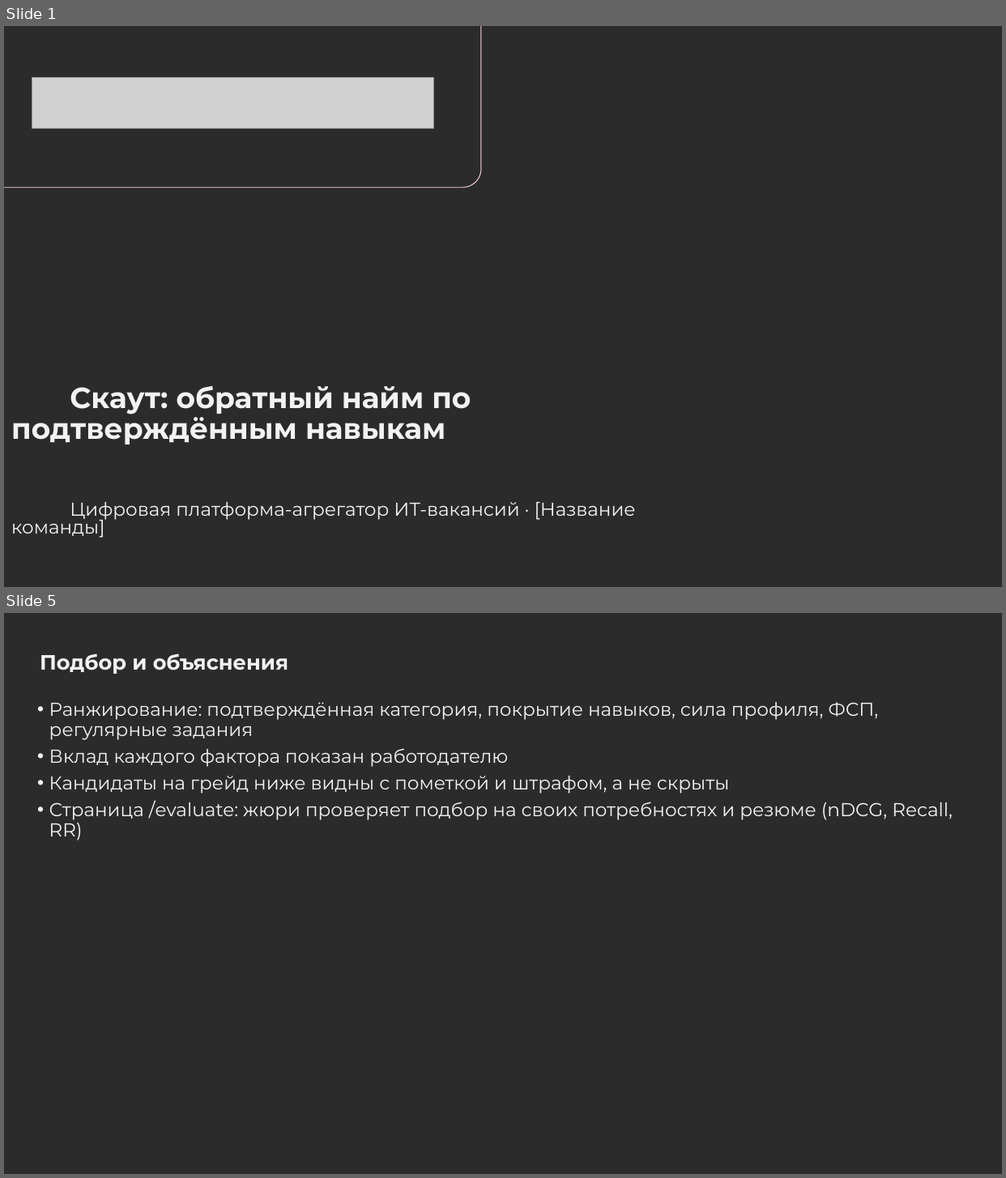
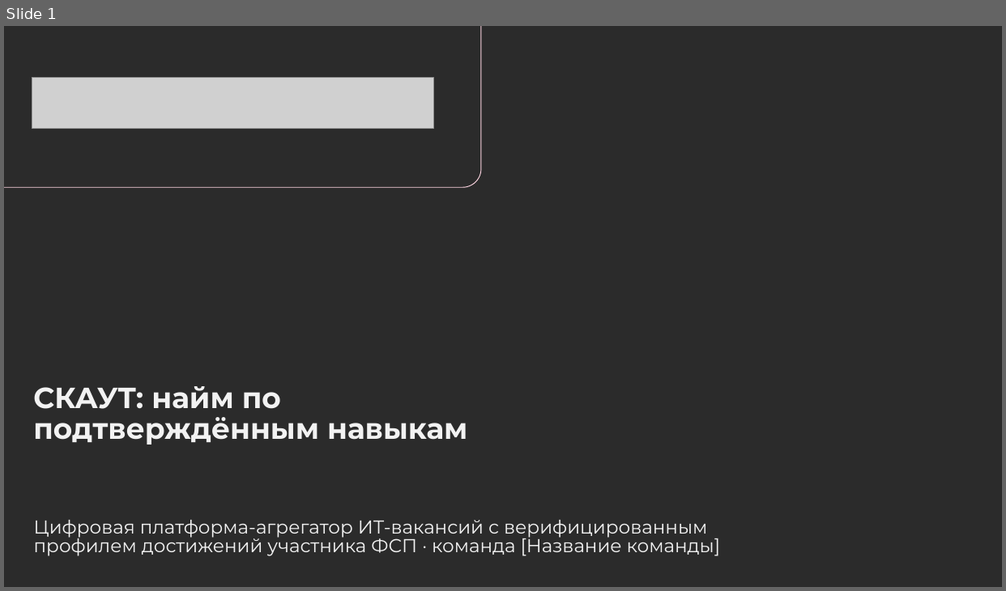
Before and after one commit to Egor2809/fsp-scout, a slide deck: docs/scout-presentation.pptx. Shown one above the other, each under a label of ours: slides 1 and 5 before the commit, slide 1 after it; the slides between them are not shown. The pictures are 1006x1178 and 1006x591 pixels, drawn with LibreOffice and Linux fonts; fonts in the diff are those of the drawing; grey boxes stand for pictures; background and template pictures are left out; a plain dark background stands for a picture behind light text. Boxes give left, top, right and bottom in pixels: in the first picture for what was removed or moved away, otherwise in the second. Text is boxed around its words. In the diff, an @@ line names an element or a change of style, - is before the commit and + after.

```diff
--- a/docs/scout-presentation.pptx
+++ b/docs/scout-presentation.pptx
@@ slide 5 removed at bbox=[4, 613, 1002, 1174], background picture (left out) @@
@@ title removed at bbox=[40, 653, 288, 674] @@
-Подбор и объяснения
@@ text removed at bbox=[49, 702, 953, 841] @@
-• Ранжирование: подтверждённая категория, покрытие навыков, сила профиля, ФСП, регулярные задания
-• Вклад каждого фактора показан работодателю
-• Кандидаты на грейд ниже видны с пометкой и штрафом, а не скрыты
-• Страница /evaluate: жюри проверяет подбор на своих потребностях и резюме (nDCG, Recall, RR)
@@ slide 1 changed as well @@
@@ title at bbox=[33, 386, 467, 445]: text changed @@
-Скаут: обратный найм по подтверждённым навыкам
+СКАУТ: найм по подтверждённым навыкам
@@ text at bbox=[34, 520, 720, 557]: text changed @@
-Цифровая платформа-агрегатор ИТ-вакансий · [Название команды]
+Цифровая платформа-агрегатор ИТ-вакансий с верифицированным профилем достижений участника ФСП · команда [Название команды]
```
Also in this commit, not shown: 2 other slides changed, 12 slides added, 7 other slides removed, 2 other files.
